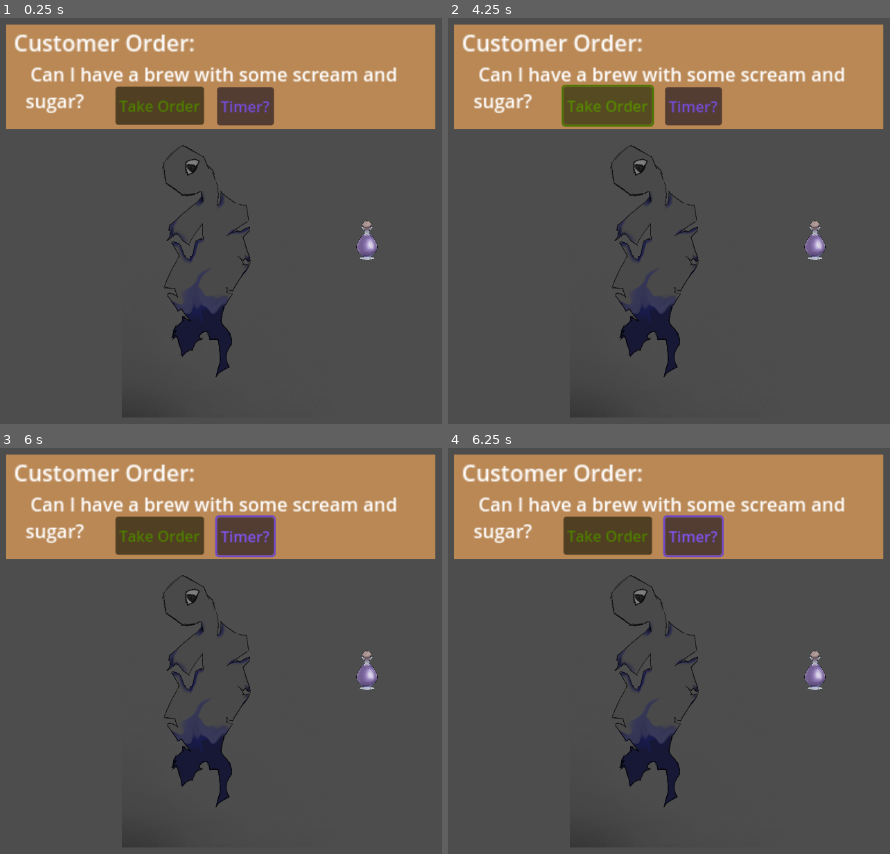
Above: before the commit, frames 1-4 (two rows, left to right).
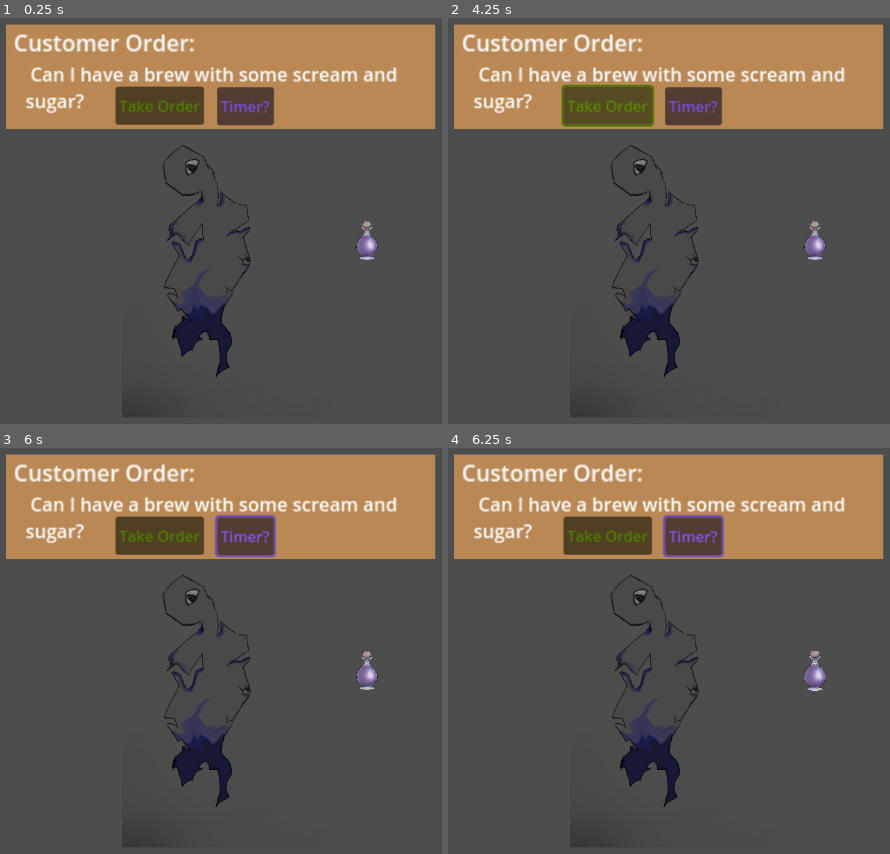
Above: after the commit, the same moments.

Repository: IFlewDowntheStairsOnce/AFK_Atelier
Game: Godot game, scene res://scenes/Ghost_Customer.tscn
The game is run twice, just before and just after one commit, with the same random seed, the same clock (stepped at 60 frames per second) and the same inputs.
Inputs (mouse positions are in pixels of both pictures, inside the frame that each line leads up to):
- Up to frame 1 (0.25 s): no input
- Up to frame 2 (4.25 s): click "Take Order" at 0.5 s; click "Timer?" at 1.25 s; click "Take Order" at 2 s; click "Timer?" at 2.75 s; click "Take Order" at 3.5 s
- Up to frame 3 (6 s): click "Timer?" at 4.25 s; tap Enter (ui_accept) at 5, 5.27, 5.75 s; move the mouse to (419, 634) at 5.02 s; click (419, 634) at 5.1 s; tap Q (order) at 5.3 s; drag from (83, 679) to (366, 671) at 5.77 s
- Up to frame 4 (6.25 s): no input

Frames 1-3 are identical in both runs. In frame 4, less than 0.1% of the frame differs, in the area x 80-86%, y 50-60%.

Commit message:
Updated potion script

Diff:
--- a/project.godot
+++ b/project.godot
@@ -19,14 +19,11 @@
 
 cauldrons=""
 ingredients=""
+potions=""
+customers=""
 
 [input]
 
-order={
-"deadzone": 0.5,
-"events": [Object(InputEventKey,"resource_local_to_scene":false,"resource_name":"","device":-1,"window_id":0,"alt_pressed":false,"shift_pressed":false,"ctrl_pressed":false,"meta_pressed":false,"pressed":false,"keycode":0,"physical_keycode":81,"key_label":0,"unicode":113,"location":0,"echo":false,"script":null)
-]
-}
 click={
 "deadzone": 0.5,
 "events": [Object(InputEventMouseButton,"resource_local_to_scene":false,"resource_name":"","device":-1,"window_id":0,"a …(257 unchanged characters)…
@@ -37,3 +34,8 @@
 "events": [Object(InputEventKey,"resource_local_to_scene":false,"resource_name":"","device":-1,"window_id":0,"alt_press …(191 unchanged characters)…
 ]
 }
+order={
+"deadzone": 0.5,
+"events": [Object(InputEventKey,"resource_local_to_scene":false,"resource_name":"","device":-1,"window_id":0,"alt_pressed":false,"shift_pressed":false,"ctrl_pressed":false,"meta_pressed":false,"pressed":false,"keycode":0,"physical_keycode":81,"key_label":0,"unicode":113,"location":0,"echo":false,"script":null)
+]
+}
--- a/scenes/Ghost_Customer.tscn
+++ b/scenes/Ghost_Customer.tscn
@@ -67,7 +67,7 @@
 [sub_resource type="CircleShape2D" id="CircleShape2D_gmpva"]
 radius = 1295.0
 
-[node name="Ghost_Customer" type="CharacterBody2D"]
+[node name="Ghost_Customer" type="CharacterBody2D" groups=["customers"]]
 position = Vector2(553, 400)
 scale = Vector2(0.134281, 0.134281)
 script = ExtResource("1_18dcr")
@@ -82,7 +82,7 @@
 shape = SubResource("CircleShape2D_ws543")
 one_way_collision_margin = 0.0
 
-[node name="Chat_Detection_Area" type="Area2D" parent="."]
+[node name="Chat_Detection_Area" type="Area2D" parent="." groups=["customers"]]
 
 [node name="CollisionShape2D" type="CollisionShape2D" parent="Chat_Detection_Area"]
 position = Vector2(-249, -206)
@@ -105,3 +105,4 @@
 [connection signal="timeout" from="Timer" to="." method="_on_timer_timeout"]
 [connection signal="Dialogue_Finished" from="Dialogue" to="." method="_on_dialogue_dialogue_finished"]
 [connection signal="Order_Log_Closed" from="Customer_Order" to="." method="_on_customer_order_order_log_closed"]
+[connection signal="give_potion" from="Potion1" to="." method="_on_potion_1_give_potion"]
--- /dev/null
+++ b/scenes/customer_order.gd
@@ -0,0 +1,63 @@
+extends Control
+
+
+signal Order_Log_Closed
+signal Order1_Made
+
+var Order1_Active = false
+var Order1_Completed = false
+var Potion1 = 0
+var Money = 0
+var Customer_Potion_Request = 0
+
+#unc _ready():
+#$CustomerArea.connect("potion_received", self, "_on_potion_received")
+
+func _on_potion_received(potion_type):
+	if Order1_Active:
+		if potion_type == Potion1:  # Assuming Potion1 is set earlier
+			Money += 10  # Increase money for correct potion
+			print("Correct potion delivered! Current money: ", Money)
+		else:
+			Money -= 5  # Decrease for incorrect potion
+			print("Incorrect potion delivered! Current money: ", Money)
+
+func _process(delta):
+	if Order1_Active:
+		Check_Potion_Order()
+		if Potion1 <= 1:
+			print("Order1 Completed")
+			Order1_Active = false
+			Order1_Completed = true
+	#if Order2_Active():
+
+func Order1_Chat():
+	$Order1_ui.visible = true
+
+func Next_Order() -> void:
+	if !Order1_Completed:
+		Order1_Chat()
+	else:
+		$No_Order.visible = true
+		await get_tree().create_timer(3).timeout
+		$No_Order.visible = false
+
+func _on_take_order_button_1_pressed() -> void:
+	#$Order1_ui.visible = false #close order ui
+	Order1_Active = true
+	Potion1 = 0 #is potion in inventory
+	emit_signal("Order1_Made")
+
+func Check_Potion_Order():
+	Customer_Potion_Request = Get_Customer_Potion_Request()
+
+	if Customer_Potion_Request == Potion1:
+		Money += 10  # Increase money if they match
+		print("Potion delivered successfully! Current money: ", Money)
+	else:
+		Money -= 5  # Decrease money if they don't match
+		print("Potion mismatch! Current money: ", Money)
+
+func Get_Customer_Potion_Request():
+	# This is a placeholder function. Replace it with your actual logic to get the requested potion type.
+	return 0  # Replace with actual customer request
--- a/scenes/ghost_customer.gd
+++ b/scenes/ghost_customer.gd
@@ -127,3 +127,11 @@
 
 func ResetTalking():
 	Is_Talking = false
+
+func _on_body_entered(body):
+	if body.is_in_group("potions"):  # Check if it's a potion
+		body.connect("input_event", self, "_on_potion_input_event", [body])
+
+func _on_body_exited(body):
+	if body.is_in_group("potions"):
+		body.disconnect("input_event", self, "_on_potion_input_event")
--- a/scenes/main.tscn
+++ b/scenes/main.tscn
@@ -1,3 +1,7 @@
-[gd_scene format=3 uid="uid://dyw8kocxyhvqd"]
+[gd_scene load_steps=2 format=3 uid="uid://dyw8kocxyhvqd"]
+
+[ext_resource type="PackedScene" uid="uid://c3lpw02h6qup5" path="res://scenes/Ghost_Customer.tscn" id="1_dd7t5"]
 
 [node name="main" type="Node2D"]
+
+[node name="Ghost_Customer" parent="." instance=ExtResource("1_dd7t5")]
--- a/scenes/potion_1.gd
+++ b/scenes/potion_1.gd
@@ -1,25 +1,21 @@
 extends Node2D
 
-signal potion_received(potion_type)
+signal give_potion(id)
 @export var id : int = 0
 var selected = false
+var in_customer = false
 
 #func _ready():
 #	connect("body_entered", self, "_on_body_entered")
 #	connect("body_exited", self, "_on_body_exited")
 
-func _on_body_entered(body):
-	if body.is_in_group("potions"):  # Check if it's a potion
-		body.connect("input_event", self, "_on_potion_input_event", [body])
+func _on_area_2d_area_entered(area: Area2D) -> void:
+	if area.is_in_group("customers"):
+		in_customer = true
 
-func _on_body_exited(body):
-	if body.is_in_group("potions"):
-		body.disconnect("input_event", self, "_on_potion_input_event")
-
-func _on_potion_input_event(viewport, event, shape_idx, potion):
-	if event is InputEventMouseButton and event.pressed:
-		emit_signal("potion_received", potion.potion_type)
-		potion.queue_free()  # Remove the potion from the scene
+func _on_area_2d_area_exited(area: Area2D) -> void:
+	if area.is_in_group("customers"):
+		in_customer = false
 
 # Function for picking potion up w/click input
 func _on_area_2d_input_event(_viewport: Node, _event: InputEvent, _shape_idx: int) -> void:
@@ -30,9 +26,17 @@
 func _input(_event: InputEvent) -> void:
 	if Input.is_action_just_released("click"):
 		selected = false
+		if in_customer:
+			print("in customer")
+			emit_signal("give_potion", id)
+			queue_free()
 
 # Potion follows the mouse while it is selected
 func _physics_process(delta: float) -> void:
+	if in_customer:
+		print("potion is touching customer")
+		emit_signal("potion_received", id)
+		queue_free()  # Remove the potion from the scene
 	if selected:
 		global_position = lerp(global_position, get_global_mouse_position(), 25 * delta)
 
--- a/scenes/potion_1.tscn
+++ b/scenes/potion_1.tscn
@@ -6,7 +6,7 @@
 [sub_resource type="CircleShape2D" id="CircleShape2D_gn6yu"]
 radius = 220.057
 
-[node name="Potion1" type="Node2D"]
+[node name="Potion1" type="Node2D" groups=["potions"]]
 script = ExtResource("1_kyuik")
 
 [node name="Sprite2D" type="Sprite2D" parent="."]
@@ -16,3 +16,9 @@
 
 [node name="CollisionShape2D" type="CollisionShape2D" parent="Area2D"]
 shape = SubResource("CircleShape2D_gn6yu")
+
+[connection signal="area_entered" from="Area2D" to="." method="_on_area_2d_area_entered"]
+[connection signal="area_exited" from="Area2D" to="." method="_on_area_2d_area_exited"]
+[connection signal="input_event" from="Area2D" to="." method="_on_area_2d_input_event"]
+[connection signal="mouse_entered" from="Area2D" to="." method="_on_area_2d_mouse_entered"]
+[connection signal="mouse_exited" from="Area2D" to="." method="_on_area_2d_mouse_exited"]
Not shown: 2 places in scenes/Ghost_Customer.tscn that only renumber resources
Not shown: 1 places in scenes/potion_1.tscn that only renumber resources
